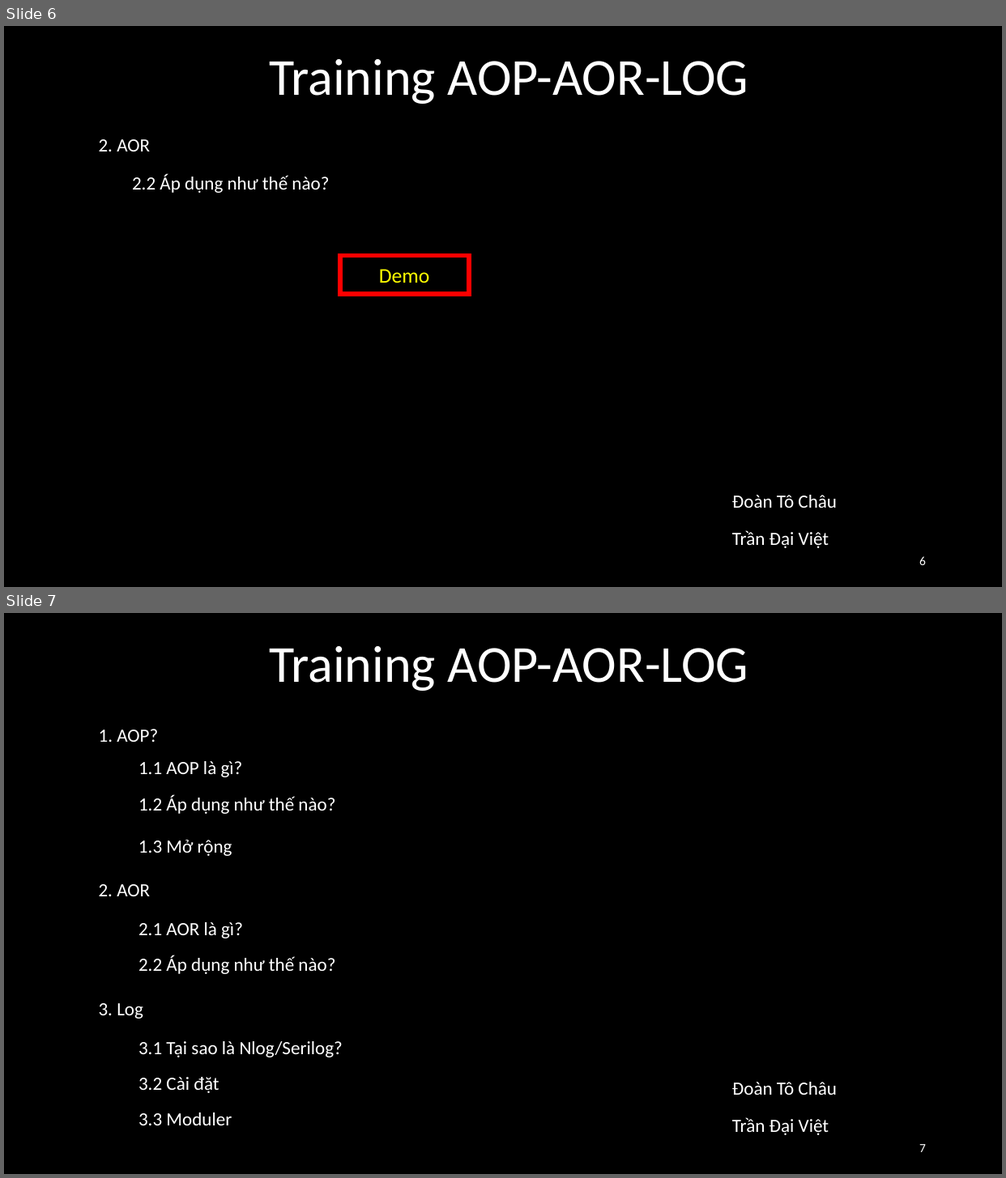
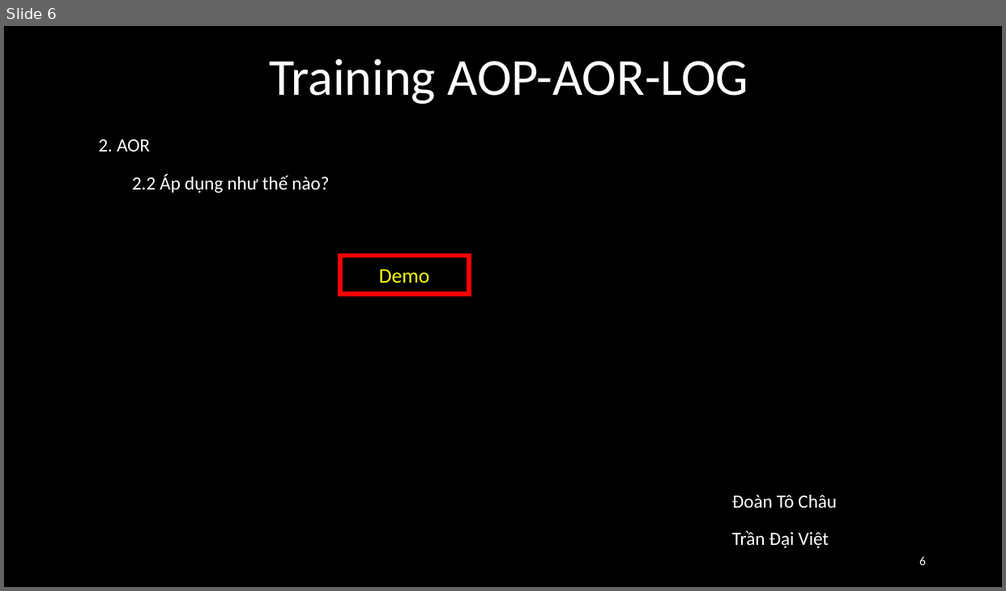
Before and after one commit to chaudt/Training-AOP-AOR-LOG, a slide deck: Slide.pptx. Shown one above the other, each under a label of ours: slides 6 and 7 before the commit, slide 6 after it. The pictures are 1006x1178 and 1006x591 pixels, drawn with LibreOffice and Linux fonts; fonts in the diff are those of the drawing. Boxes give left, top, right and bottom in pixels: in the first picture for what was removed or moved away, otherwise in the second. Text is boxed around its words. In the diff, an @@ line names an element or a change of style, - is before the commit and + after.

Commit message:
Update file slide, thêm module log

```diff
--- a/Slide.pptx
+++ b/Slide.pptx
@@ slide 7 removed at box(4, 613, 1002, 1174), background #000000 @@
@@ text removed at box(269, 646, 749, 691) @@
-Training AOP-AOR-LOG
@@ text removed at box(99, 729, 158, 742) @@
-1. AOP?
@@ text removed at box(138, 761, 243, 777) @@
-1.1 AOP là gì?
@@ text removed at box(138, 794, 335, 814) @@
-1.2 Áp dụng như thế nào?
@@ text removed at box(138, 840, 232, 856) @@
-1.3 Mở rộng
@@ text removed at box(99, 884, 150, 897) @@
-2. AOR
@@ text removed at box(138, 922, 243, 939) @@
-2.1 AOR là gì?
@@ text removed at box(138, 956, 335, 974) @@
-2.2 Áp dụng như thế nào?
@@ text removed at box(99, 1003, 143, 1019) @@
-3. Log
@@ text removed at box(138, 1041, 343, 1058) @@
-3.1 Tại sao là Nlog/Serilog?
@@ text removed at box(138, 1077, 219, 1093) @@
-3.2 Cài đặt
@@ text removed at box(732, 1082, 837, 1095) @@
-Đoàn Tô Châu
@@ text removed at box(138, 1113, 232, 1126) @@
-3.3 Moduler
@@ text removed at box(732, 1118, 829, 1135) @@
-Trần Đại Việt
@@ page number removed at box(919, 1144, 926, 1152) @@
-7
```
Also in this commit, not shown: 3 slides added.
